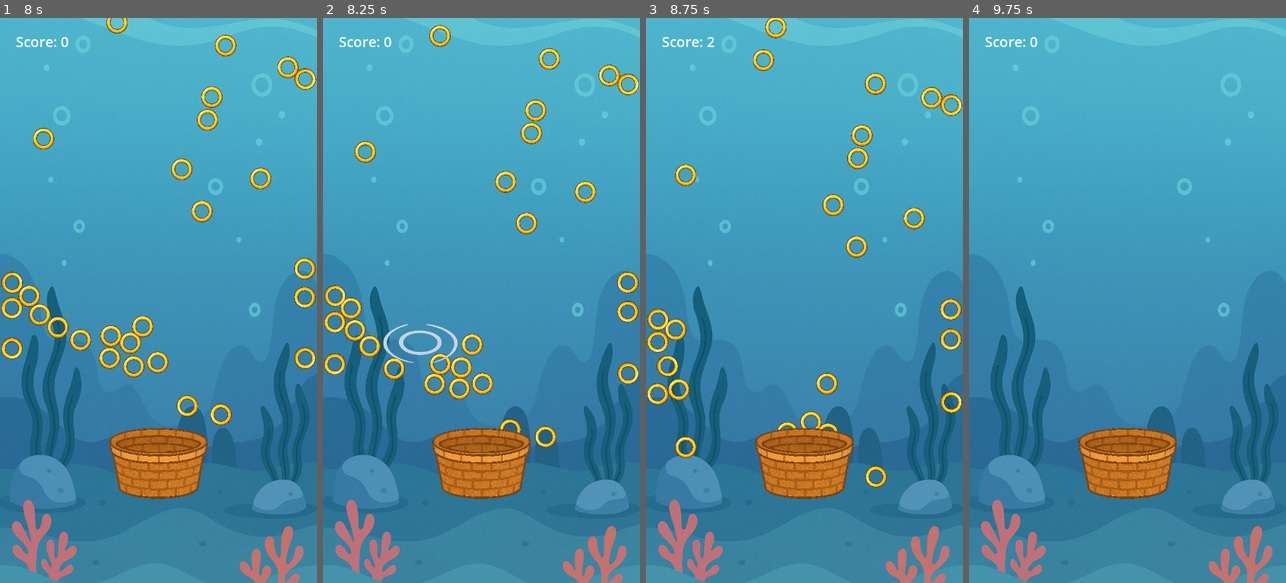
Above: before the commit, frames 1-4 (left to right).
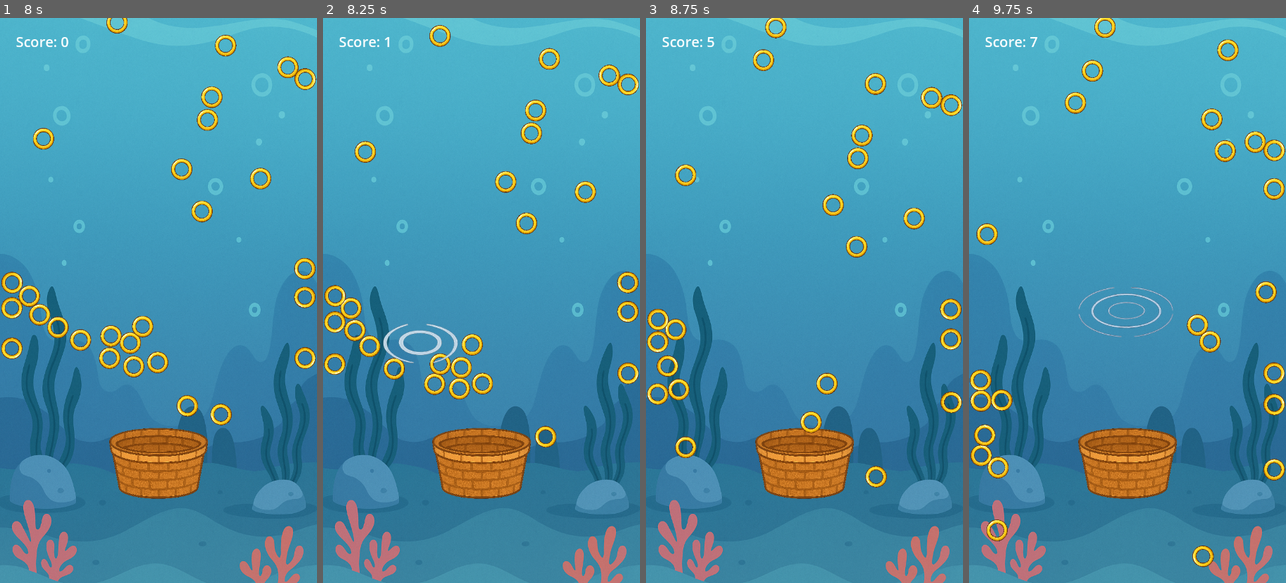
Above: after the commit, the same moments.

Repository: ericso/aqua-launch
Game: Godot game, scene res://main/main.tscn
The game is run twice, just before and just after one commit, with the same random seed, the same clock (stepped at 60 frames per second) and the same inputs.
Inputs (mouse positions are in pixels of both pictures, inside the frame that each line leads up to):
- Up to frame 1 (8 s): click "New Game" at 0.5 s; tap Enter at 1.25 s; move the mouse to (228, 272) at 1.27 s; click (228, 272) at 1.42 s; move the mouse to (95, 328) at 2.02 s; click (95, 328) at 2.17 s; move the mouse to (190, 176) at 2.77 s; click (190, 176) at 2.92 s; move the mouse to (142, 413) at 3.52 s; click (142, 413) at 3.67 s; move the mouse to (253, 385) at 4.27 s; click (253, 385) at 4.42 s; move the mouse to (63, 215) at 5.02 s; click (63, 215) at 5.17 s; move the mouse to (174, 300) at 5.77 s; click (174, 300) at 5.92 s; move the mouse to (110, 159) at 6.52 s; click (110, 159) at 6.67 s; move the mouse to (228, 272) at 7.27 s; click (228, 272) at 7.42 s
- Up to frame 2 (8.25 s): move the mouse to (418, 328) at 8.02 s; click (418, 328) at 8.17 s
- Up to frame 3 (8.75 s): no input
- Up to frame 4 (9.75 s): move the mouse to (1159, 176) at 8.77 s; click (1159, 176) at 8.92 s; click (1127, 300) at 9.5 s, where only the run before the commit has a clickable "New Game"

Frame 1 is identical in both runs. In frame 2, 0.1% of the frame differs, in the area x 19-63%, y 3-74%; in frame 3, 0.2%; in frame 4, 3.7%, in the area x 0-100%, y 0-98%.

Commit message:
split basket collisions into mouth and body, score on mouth and bounce on body

Diff:
--- a/basket/basket.gd
+++ b/basket/basket.gd
@@ -1,17 +1,9 @@
 extends Area2D
-
-signal ring_collected
 
 @export var basket_scale: float = 1.0
 
 func _ready():
-	connect("body_entered", Callable(self, "_on_body_entered"))
-
 	# resize the basket
 	$Sprite.scale = Vector2.ONE * basket_scale
-	$CollisionShape.scale = Vector2.ONE * basket_scale
-
-func _on_body_entered(body):
-	if body.is_in_group("rings"):
-		body.queue_free()
-		emit_signal("ring_collected")
+	$BasketMouth.scale = Vector2.ONE * basket_scale
+	$BasketBody.scale = Vector2.ONE * basket_scale
--- a/basket/basket.tscn
+++ b/basket/basket.tscn
@@ -1,10 +1,11 @@
-[gd_scene load_steps=4 format=3 uid="uid://dkrhg1qvmr68d"]
+[gd_scene load_steps=5 format=3 uid="uid://dkrhg1qvmr68d"]
 
 [ext_resource type="Script" uid="uid://bexbk8vr8miiv" path="res://basket/basket.gd" id="1_7qm31"]
 [ext_resource type="Texture2D" uid="uid://bwtvfgyhk06vq" path="res://basket/basket.png" id="2_e01at"]
+[ext_resource type="Script" uid="uid://cg2gglh2w3qi6" path="res://basket/basket_mouth.gd" id="3_c3bbt"]
 
-[sub_resource type="RectangleShape2D" id="RectangleShape2D_e01at"]
-size = Vector2(729, 473)
+[sub_resource type="CircleShape2D" id="CircleShape2D_p5qmi"]
+radius = 161.199
 
 [node name="Basket" type="Area2D"]
 script = ExtResource("1_7qm31")
@@ -12,6 +13,16 @@
 [node name="Sprite" type="Sprite2D" parent="."]
 texture = ExtResource("2_e01at")
 
-[node name="CollisionShape" type="CollisionShape2D" parent="."]
-position = Vector2(6.5, 86.5)
-shape = SubResource("RectangleShape2D_e01at")
+[node name="BasketMouth" type="Area2D" parent="."]
+collision_layer = 2
+script = ExtResource("3_c3bbt")
+
+[node name="CollisionShape" type="CollisionShape2D" parent="BasketMouth"]
+position = Vector2(0, -65)
+scale = Vector2(2, 0.5)
+shape = SubResource("CircleShape2D_p5qmi")
+
+[node name="BasketBody" type="StaticBody2D" parent="."]
+
+[node name="CollisionShape" type="CollisionPolygon2D" parent="BasketBody"]
+polygon = PackedVector2Array(333, 9, 284, 251, 190, 296, 1, 312, -140, 307, -289, 266, -351, -54, -246, -10, -132, 11, -3, 14, 156, 7, 351, -49)
--- /dev/null
+++ b/basket/basket_mouth.gd
@@ -0,0 +1,11 @@
+extends Area2D
+
+signal ring_collected
+
+func _ready():
+	connect("body_entered", Callable(self, "_on_body_entered"))
+
+func _on_body_entered(body):
+	if body.is_in_group("rings"):
+		body.queue_free()
+		emit_signal("ring_collected")
--- a/main/main.gd
+++ b/main/main.gd
@@ -6,8 +6,8 @@
 var min_nudge_force = 100
 var max_nudge_force = nudge_force / 3
 
-# the game ends when end_score is reached
-var end_score = 5
+# TODO remove when done testing
+var end_score = 10
 
 # flag indicating whether or not the game is active
 var game_active := false
@@ -18,7 +18,7 @@
 	var basket = preload("res://basket/basket.tscn").instantiate()
 	basket.position = get_viewport_rect().size / 2 + Vector2(0, 350)
 	basket.basket_scale = 0.3
-	basket.connect("ring_collected", Callable(self, "_on_ring_collected"))
+	basket.get_node("BasketMouth").connect("ring_collected", Callable(self, "_on_ring_collected"))
 	add_child(basket)
 
 func _unhandled_input(event: InputEvent) -> void:
--- a/ring/ring.tscn
+++ b/ring/ring.tscn
@@ -7,6 +7,8 @@
 radius = 292.32
 
 [node name="Ring" type="RigidBody2D" groups=["rings"]]
+z_index = 1
+collision_mask = 3
 script = ExtResource("1_ln3uk")
 
 [node name="Sprite" type="Sprite2D" parent="."]
--- a/ripple/ripple.tscn
+++ b/ripple/ripple.tscn
@@ -127,6 +127,7 @@
 script = ExtResource("1_b3hhm")
 
 [node name="AnimatedSprite2D" type="AnimatedSprite2D" parent="."]
+z_index = 1
 sprite_frames = SubResource("SpriteFrames_7pap1")
 animation = &"ripple"
 frame = 15
Not shown, added: basket/basket_mouth.gd.uid
